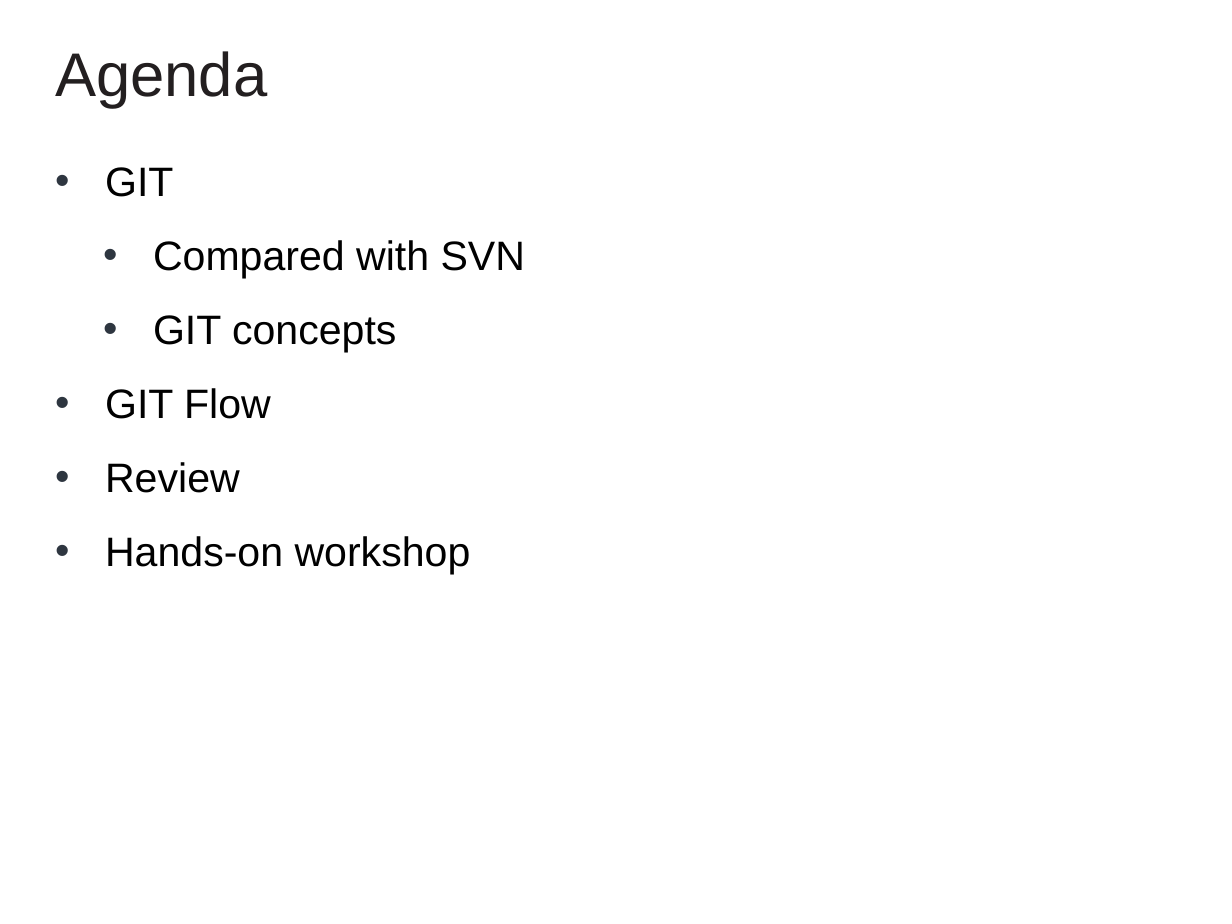
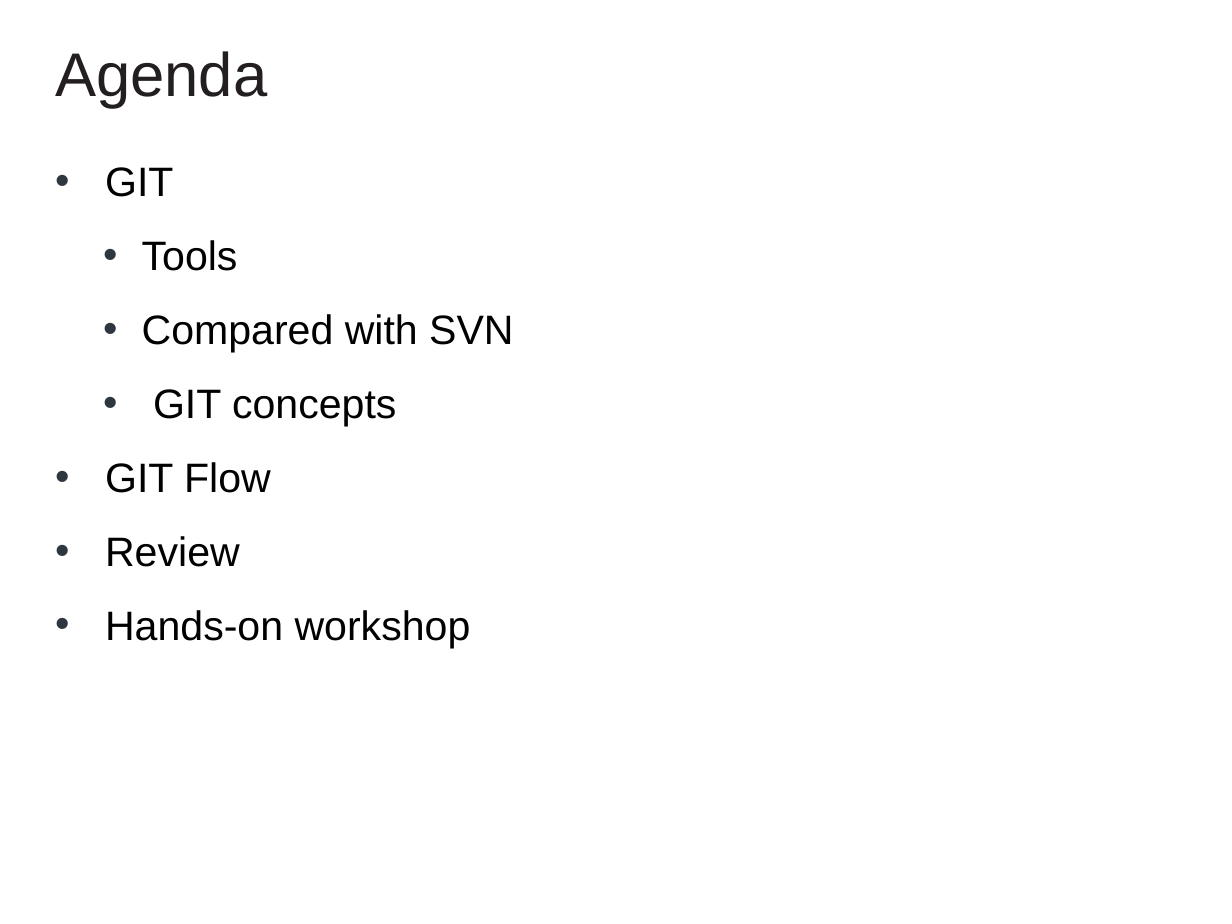
Before and after one commit to cvmocanu/git-presentation, a slide deck: slide 2 of GIT Presentation.pptx. Drawn at 1232x924 pixels with LibreOffice and Linux fonts; fonts in the diff are those of the drawing; background and template pictures are left out. Boxes give left, top, right and bottom in pixels: in the first picture for what was removed or moved away, otherwise in the second. Text is boxed around its words. In the diff, an @@ line names an element or a change of style, - is before the commit and + after.

Commit message:
added slide on tools

```diff
--- a/GIT Presentation.pptx
+++ b/GIT Presentation.pptx
@@ text at [142, 240, 238, 271]: paragraph added @@
+          • Tools
```
Also in this commit, not shown: 1 slide added.
